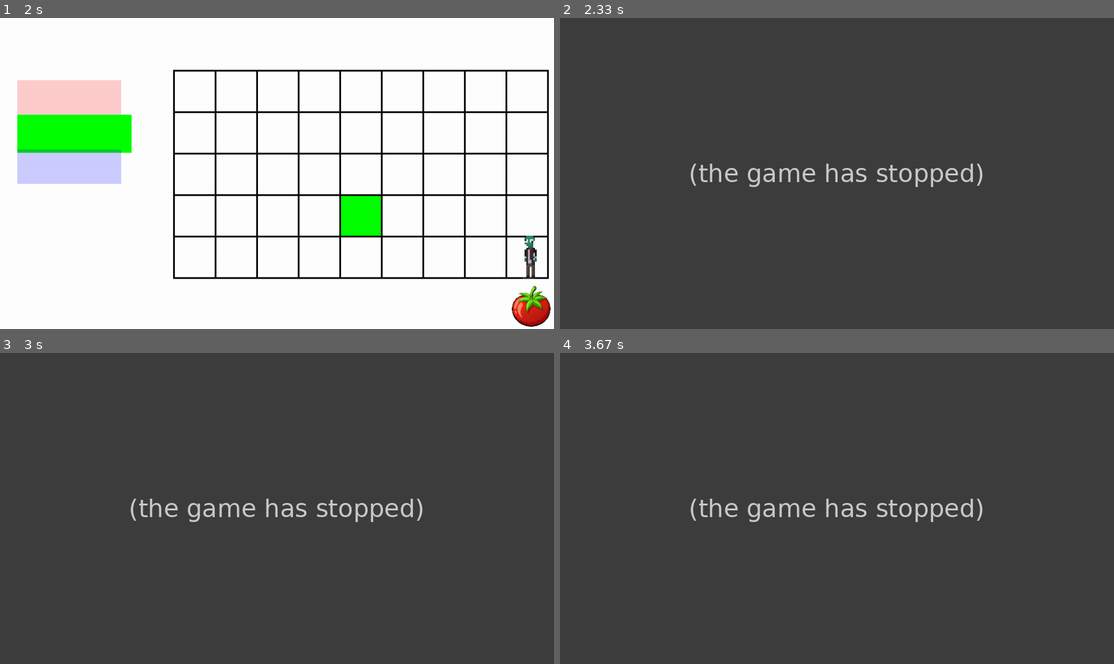
Above: before the commit, frames 1-4 (two rows, left to right).
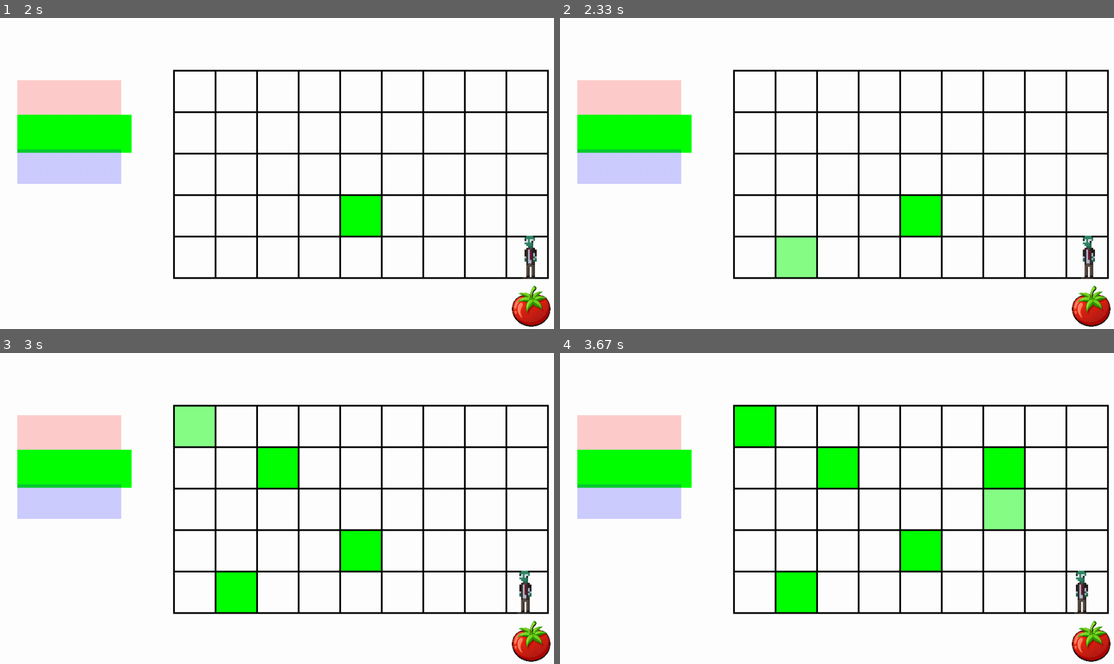
Above: after the commit, the same moments.

Repository: vocaz/pygametowerdefense
Game: pygame game, started from main.py
Same seed, same stepped clock (60 frames per second), same inputs: the game is played once before the commit and once after it.
Inputs (mouse positions are in pixels of both pictures, inside the frame that each line leads up to):
- Up to frame 1 (2 s): click (277, 173) at 0.38 s; tap 1 at 0.67 s; click (105, 126) at 1.05 s; click (343, 201) at 1.38 s; click (288, 67) at 1.72 s
- Up to frame 2 (2.33 s): click (809, 254) at 2.05 s
- Up to frame 3 (3 s): click (260, 455) at 2.38 s; click (199, 443) at 2.72 s
- Up to frame 4 (3.67 s): click (981, 480) at 3.05 s; click (1008, 499) at 3.38 s

Frame 1 is identical in both runs. In frame 2, 99% of the frame differs, in the area x 0-100%, y 0-100%; in frame 3, 99%; in frame 4, 99%.
Error before the commit: KeyError: 0 (towers.py line 17); the game stopped at 2.05 s (later frames are placeholders)

Commit message:
integrated zombie stopping and damaging

Diff:
--- a/main.py
+++ b/main.py
@@ -249,5 +249,4 @@
     scaledwindow.blit(newwindow, position)
     check_tomato()
     pygame.display.update()
-    print(get_pos(1))
 pygame.quit()
--- a/monsters.py
+++ b/monsters.py
@@ -1,7 +1,9 @@
 import pygame
+import time
 from pygame.locals import *
 from assets import *
 class Monster:
+    cooldown = 1
     typeid = -1
     health = -1
     movespeed = -1
@@ -10,6 +12,7 @@
     hasarmor = False
     totalhp = health + armor
     surface = []
+    time_next_attack = 0
     ismoving = True
     def __init__(self,lane):
         self.cords = {"x":304,"y":(lane*24)+24}
@@ -19,14 +22,15 @@
         for tower in grid[self.lane]:
             if tower != 0:
                 if self.rect().colliderect(tower.rect()):
-                    self.moving = False
-                    tower.ishit()
+                    self.ismoving = False
+                    self.tryeat(tower)
         if self.ismoving:
             self.cords["x"] -= self.movespeed
     def tryeat(self,towervar):
-        #runs when collides with tower
-        #towervar is the variable assigned with the object of the tower that monster collides with
-        towervar.ishit(damage)
+        curtime = time.time()
+        self.time_next_attack = curtime + self.cooldown
+        if curtime >= self.time_next_attack:
+            towervar.ishit(damage)
     def ishit(self,damage):
         #Runs when either collides with a projectile or is hit by a melee range character
         if hasarmor == True:
--- a/towers.py
+++ b/towers.py
@@ -14,10 +14,14 @@
         self.cords = new_cords
         Tower.instances.append(self)
     def rect(self):
-        return pygame.Rect((self.cords[0]*24) + 56, (self.cords[1]*24) + 50, 16, 16)
-    def ishit(self):
-        print('hit')
+        tile_surf = pygame.Surface((24,24))
+        tile_rect = tile_surf.get_rect(topleft=(((self.cords["x"]*24) + 100),((self.cords["y"]*24) + 30)))
+        return tile_rect
+    def ishit(dmg):
+        self.health -= dmg
+        print(f'hit for {health}')
 class testRed(Tower):
+    health = 300
     colour = (255,0,0)
     name = 'Red'
     instances = []
@@ -25,6 +29,7 @@
         Tower.__init__(self,new_cords)
         testRed.instances.append(self)
 class testGreen(Tower):
+    health = 300
     colour = (0,255,0)
     name = 'Green'
     instances = []
@@ -32,6 +37,7 @@
         Tower.__init__(self,new_cords)
         testGreen.instances.append(self)
 class testBlue(Tower):
+    health = 300
     colour = (0,0,255)
     name = 'Blue'
     instances = []
